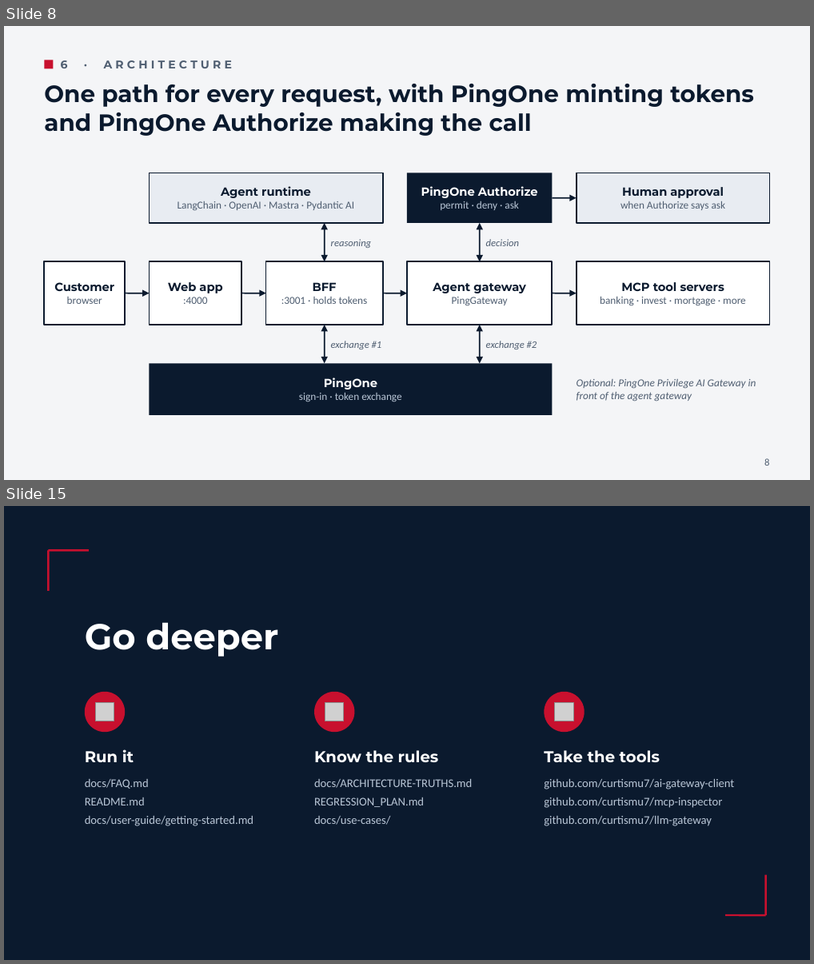
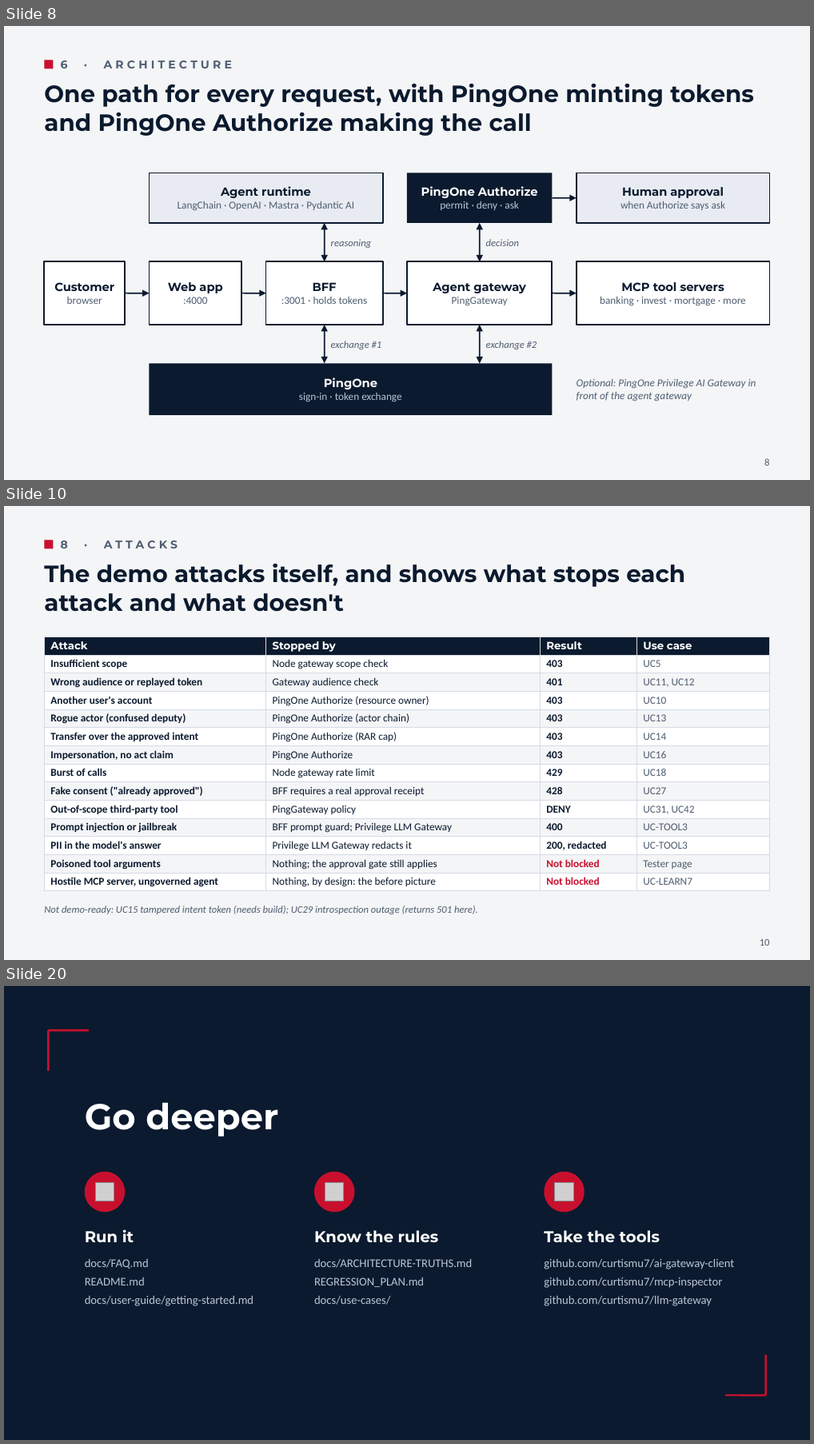
Before and after one commit to curtismu7/AI-DEMO2, a slide deck: docs/resources/AI-Demo-Overview.pptx. Shown one above the other, each under a label of ours: slides 8 and 15 before the commit, slides 8, 10 and 20 after it; the slides between them are not shown. The pictures are 814x964 and 814x1444 pixels, drawn with LibreOffice and Linux fonts; fonts in the diff are those of the drawing; grey boxes stand for pictures. Boxes give left, top, right and bottom in pixels: in the first picture for what was removed or moved away, otherwise in the second. Text is boxed around its words. In the diff, an @@ line names an element or a change of style, - is before the commit and + after.

```diff
--- a/docs/resources/AI-Demo-Overview.pptx
+++ b/docs/resources/AI-Demo-Overview.pptx
@@ slide 10 added at [4,506,810,960], background #F4F5F7 @@
@@ rectangle added at [44,540,53,548], fill #C8102E @@
@@ text added at [61,540,178,548], 10 pt, text #4F5E71, bold @@
+8 · ATTACKS
@@ text added at [44,564,686,612], 21 pt, text #0B1A2E, bold @@
+The demo attacks itself, and shows what stops each attack and what doesn't
@@ table added at [44,636,770,890], 14 rows, 4 columns @@
+Attack | Stopped by | Result | Use case
+Insufficient scope | Node gateway scope check | 403 | UC5
+Wrong audience or replayed token | Gateway audience check | 401 | UC11, UC12
+Another user's account | PingOne Authorize (resource owner) | 403 | UC10
+Rogue actor (confused deputy) | PingOne Authorize (actor chain) | 403 | UC13
+Transfer over the approved intent | PingOne Authorize (RAR cap) | 403 | UC14
+Impersonation, no act claim | PingOne Authorize | 403 | UC16
+Burst of calls | Node gateway rate limit | 429 | UC18
+Fake consent ("already approved") | BFF requires a real approval receipt | 428 | UC27
+Out-of-scope third-party tool | PingGateway policy | DENY | UC31, UC42
+Prompt injection or jailbreak | BFF prompt guard; Privilege LLM Gateway | 400 | UC-TOOL3
+PII in the model's answer | Privilege LLM Gateway redacts it | 200, redacted | UC-TOOL3
+Poisoned tool arguments | Nothing; the approval gate still applies | Not blocked | Tester page
+Hostile MCP server, ungoverned agent | Nothing, by design: the before picture | Not blocked | UC-LEARN7
@@ text added at [44,905,478,914], 9 pt, text #4F5E71, italic @@
+Not demo-ready: UC15 tampered intent token (needs build); UC29 introspection outage (returns 501 here).
@@ text added at [760,939,770,945], 9 pt, text #4F5E71 @@
+10
@@ what was slide 15 is now slide 20 @@
```
Also in this commit, not shown: 6 slides changed, 4 other slides added, 1 other file.
